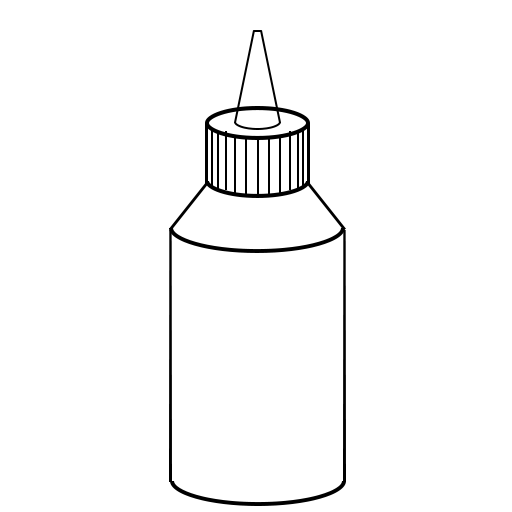
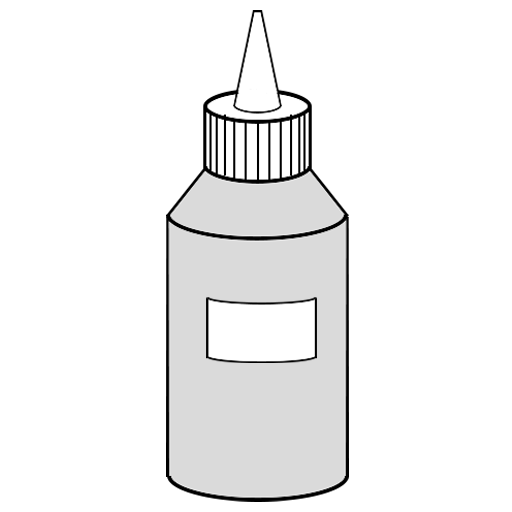
Revision of a layered 512 × 512 image; what changed, layer by layer:
moved "Ellipse 1 copy" above "Shape 11", painted on it over [169, 228, 345, 363]
removed layer "Ellipse 1" over [170, 481, 346, 506]
removed layer "Shape 1 copy" over [343, 230, 346, 481]
removed layer "Shape 1" over [169, 230, 172, 482]
painted on "Shape 11" over [166, 10, 349, 502]
removed layer "Shape 10 copy" over [260, 30, 281, 123]
removed layer "Shape 10" over [234, 30, 255, 123]
removed group "Bottlecap" (12 layers) over [211, 129, 304, 198]
removed layer "Shape 9 copy" from group "Bottlecap" over [302, 129, 304, 187]
removed layer "Shape 6 copy" from group "Bottlecap" over [297, 131, 299, 190]
removed layer "Shape 8 copy" from group "Bottlecap" over [289, 131, 291, 190]
removed layer "Shape 7 copy" from group "Bottlecap" over [279, 135, 281, 193]
removed layer "Shape 5 copy" from group "Bottlecap" over [268, 136, 270, 194]
removed layer "Shape 6" from group "Bottlecap" over [217, 131, 219, 190]
removed layer "Shape 8" from group "Bottlecap" over [225, 131, 227, 190]
removed layer "Shape 3 copy" over [307, 123, 310, 185]
removed layer "Shape 3" over [205, 123, 208, 185]
removed layer "Ellipse 3" over [234, 122, 281, 130]
removed layer "Ellipse 2 copy 2" over [205, 106, 310, 123]
removed layer "Ellipse 2 copy" over [206, 123, 309, 140]
removed layer "Ellipse 2" over [205, 181, 310, 198]
removed layer "Shape 2 copy" over [307, 183, 346, 230]
removed layer "Shape 2" over [169, 183, 208, 230]
hid "Background" over [166, 10, 349, 506]
…and 5 more changes (5 removed)
